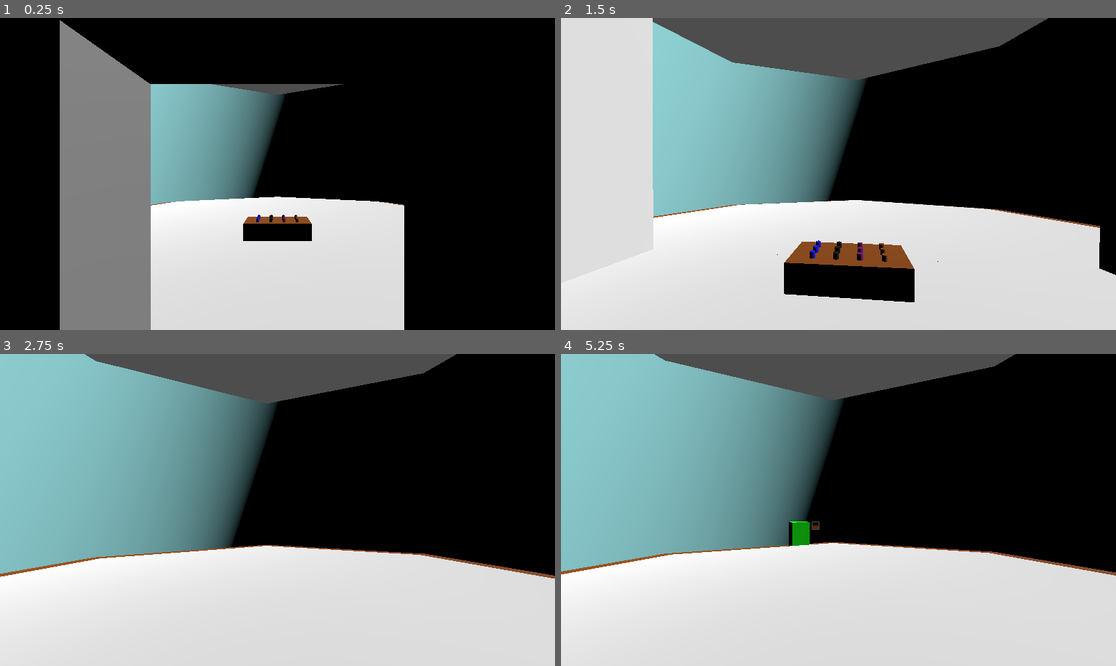
Above: before the commit, frames 1-4 (two rows, left to right).
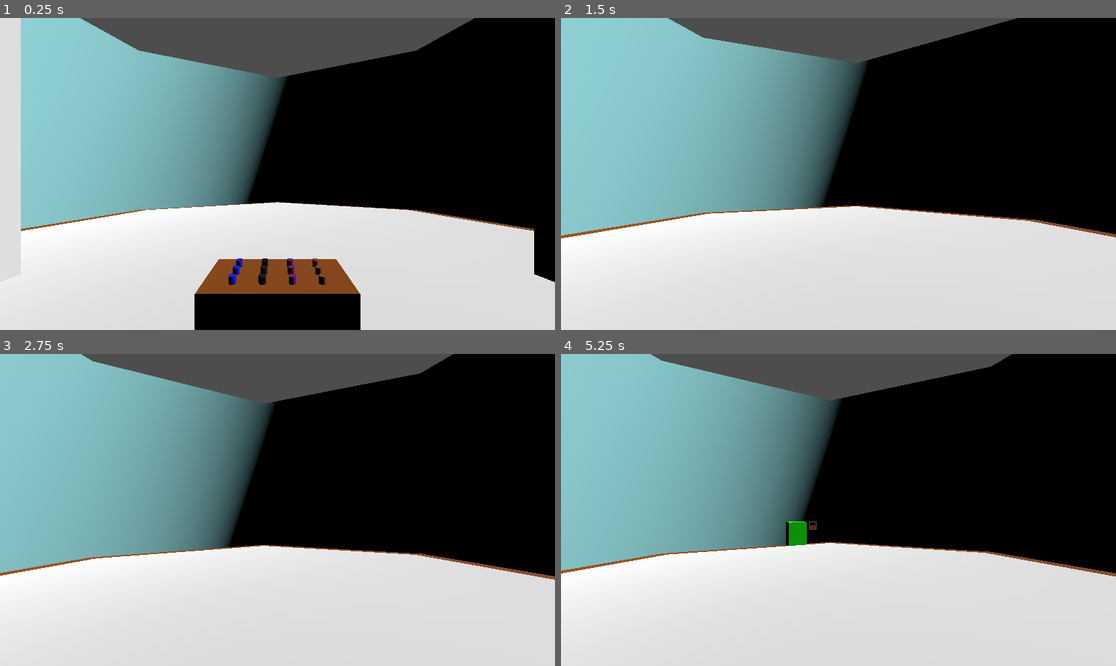
Above: after the commit, the same moments.

Repository: WildcatGameStudios/ScaryHouse
Game: Godot game, scene res://scenes/levels/water_plants/level.tscn
Same seed, same stepped clock (60 frames per second), same inputs: the game is played once before the commit and once after it. This scene is started directly instead of the project's main scene.
Inputs (mouse positions are in pixels of both pictures, inside the frame that each line leads up to):
- Up to frame 1 (0.25 s): no input
- Up to frame 2 (1.5 s): tap Enter at 0.5 s; move the mouse to (866, 174) at 0.52 s; hold W (move_forward) from 0.53 s (still down); tap E (e) at 0.6 s; tap Space (jump) at 0.77 s; tap R (r) at 0.8, 1.35 s; move the mouse to (810, 174) at 1.27 s
- Up to frame 3 (2.75 s): keep holding W (move_forward); tap Space (jump) at 1.52 s; tap E (e) at 1.55 s; move the mouse to (288, 503) at 2.02 s; tap F (dash) at 2.1 s; tap R (r) at 2.3 s
- Up to frame 4 (5.25 s): keep holding W (move_forward); move the mouse to (832, 516) at 2.77 s; tap E (e) at 2.85, 4.55 s; tap Space (jump) at 3.02, 3.5, 3.77, 4.52, 5 s; move the mouse to (877, 513) at 3.52 s; right-click (877, 513) at 3.6 s; tap R (r) at 3.8, 5.1 s; tap Enter at 4.25 s; move the mouse to (794, 506) at 4.27 s; click (794, 506) at 4.35 s; move the mouse to (844, 510) at 5.02 s

The runs differ from the first frame. In frame 1, 54% of the frame differs, in the area x 0-100%, y 0-100%; in frame 2, 23%; in frame 3, 0.6%; in frame 4, 0.7%.

Commit message:
finishing design for dropper and some work on plants

Diff:
--- a/scenes/levels/refill_salt/blade_random.tscn
+++ b/scenes/levels/refill_salt/blade_random.tscn
@@ -8,6 +8,6 @@
 [node name="obstacle1" type="CSGCylinder3D" parent="."]
 transform = Transform3D(1, 0, 0, 0, -4.37114e-08, -1, 0, 1, -4.37114e-08, 0, 0, 0)
 use_collision = true
-radius = 4.0
+radius = 2.0
 height = 100.0
 sides = 50
--- a/scenes/levels/refill_salt/blade_rotate.tscn
+++ b/scenes/levels/refill_salt/blade_rotate.tscn
@@ -8,6 +8,6 @@
 [node name="obstacle1" type="CSGCylinder3D" parent="."]
 transform = Transform3D(1, 0, 0, 0, -4.37114e-08, -1, 0, 1, -4.37114e-08, 0, 0, 0)
 use_collision = true
-radius = 4.0
+radius = 2.0
 height = 100.0
 sides = 50
--- a/scenes/levels/refill_salt/blade_static.tscn
+++ b/scenes/levels/refill_salt/blade_static.tscn
@@ -5,6 +5,6 @@
 [node name="obstacle1" type="CSGCylinder3D" parent="."]
 transform = Transform3D(1, 0, 0, 0, -4.37114e-08, -1, 0, 1, -4.37114e-08, 0, 0, 0)
 use_collision = true
-radius = 4.0
+radius = 2.0
 height = 100.0
 sides = 50
--- /dev/null
+++ b/scenes/levels/refill_salt/ladder.tscn
@@ -0,0 +1,5 @@
+[gd_scene format=3 uid="uid://becfga7jr74mk"]
+
+[node name="Ladder" type="CSGBox3D"]
+transform = Transform3D(1, 0, 0, 0, 1, 0, 0, 0, 1, 0.0633707, -4.76837e-07, -0.0270929)
+size = Vector3(3, 300, 0.5)
--- a/scenes/levels/refill_salt/level.tscn
+++ b/scenes/levels/refill_salt/level.tscn
@@ -1,9 +1,10 @@
-[gd_scene load_steps=6 format=3 uid="uid://bgtn0kfufrrnq"]
+[gd_scene load_steps=7 format=3 uid="uid://bgtn0kfufrrnq"]
 
 [ext_resource type="PackedScene" uid="uid://bcv40fcphjv3m" path="res://scenes/player/player.tscn" id="1_5xq8l"]
 [ext_resource type="Script" uid="uid://c1yvsa40cig6c" path="res://scripts/levels/refill_salt/level.gd" id="1_sxfp6"]
 [ext_resource type="PackedScene" uid="uid://ctmfhcl4e8gyw" path="res://scenes/levels/refill_salt/blade_rotate.tscn" id="2_8rc5k"]
 [ext_resource type="PackedScene" uid="uid://bmnc22pi61tyf" path="res://scenes/levels/refill_salt/blade_static.tscn" id="2_sxfp6"]
+[ext_resource type="PackedScene" uid="uid://becfga7jr74mk" path="res://scenes/levels/refill_salt/ladder.tscn" id="5_oni3l"]
 
 [sub_resource type="CylinderShape3D" id="CylinderShape3D_oni3l"]
 height = 2975.0
@@ -124,6 +125,147 @@
 [node name="static19" parent="obstacles" instance=ExtResource("2_sxfp6")]
 transform = Transform3D(1, 0, 0, 0, 1, 0, 0, 0, 1, 0, 300, 50)
 
+[node name="static20" parent="obstacles" instance=ExtResource("2_sxfp6")]
+transform = Transform3D(1, 0, 0, 0, 1, 0, 0, 0, 1, 0, 250, 50)
+
+[node name="static21" parent="obstacles" instance=ExtResource("2_sxfp6")]
+transform = Transform3D(1, 0, 0, 0, 1, 0, 0, 0, 1, 0, 200, 50)
+
+[node name="static_cross4" type="Node3D" parent="obstacles"]
+transform = Transform3D(1, 0, 0, 0, 1, 0, 0, 0, 1, 0, 150, 50)
+
+[node name="static22" parent="obstacles/static_cross4" instance=ExtResource("2_sxfp6")]
+
+[node name="static23" parent="obstacles/static_cross4" instance=ExtResource("2_sxfp6")]
+transform = Transform3D(-4.37114e-08, 0, 1, 0, 1, 0, -1, 0, -4.37114e-08, 0, 0, 0)
+
+[node name="static24" parent="obstacles" instance=ExtResource("2_sxfp6")]
+transform = Transform3D(1, 0, 0, 0, 1, 0, 0, 0, 1, 0, 100, 50)
+
+[node name="static25" parent="obstacles" instance=ExtResource("2_sxfp6")]
+transform = Transform3D(1, 0, 0, 0, 1, 0, 0, 0, 1, 0, 50, 50)
+
+[node name="static_cross5" type="Node3D" parent="obstacles"]
+transform = Transform3D(1, 0, 0, 0, 1, 0, 0, 0, 1, 0, 0, 50)
+
+[node name="static26" parent="obstacles/static_cross5" instance=ExtResource("2_sxfp6")]
+
+[node name="static27" parent="obstacles/static_cross5" instance=ExtResource("2_sxfp6")]
+transform = Transform3D(-4.37114e-08, 0, 1, 0, 1, 0, -1, 0, -4.37114e-08, 0, 0, 0)
+
+[node name="rotating5" parent="obstacles" instance=ExtResource("2_8rc5k")]
+transform = Transform3D(1, 0, 0, 0, 1, 0, 0, 0, 1, 0, -50, 50)
+
+[node name="static26" parent="obstacles" instance=ExtResource("2_sxfp6")]
+transform = Transform3D(1, 0, 0, 0, 1, 0, 0, 0, 1, 0, -100, 50)
+
+[node name="static27" parent="obstacles" instance=ExtResource("2_sxfp6")]
+transform = Transform3D(1, 0, 0, 0, 1, 0, 0, 0, 1, 0, -150, 50)
+
+[node name="static28" parent="obstacles" instance=ExtResource("2_sxfp6")]
+transform = Transform3D(1, 0, 0, 0, 1, 0, 0, 0, 1, 0, -200, 50)
+
+[node name="rotating6" parent="obstacles" instance=ExtResource("2_8rc5k")]
+transform = Transform3D(1, 0, 0, 0, 1, 0, 0, 0, 1, 0, -250, 50)
+
+[node name="rotating7" parent="obstacles" instance=ExtResource("2_8rc5k")]
+transform = Transform3D(1, 0, 0, 0, 1, 0, 0, 0, 1, 0, -300, 50)
+rotation_speed = -5
+
+[node name="static29" parent="obstacles" instance=ExtResource("2_sxfp6")]
+transform = Transform3D(1, 0, 0, 0, 1, 0, 0, 0, 1, 0, -350, 50)
+
+[node name="static30" parent="obstacles" instance=ExtResource("2_sxfp6")]
+transform = Transform3D(1, 0, 0, 0, 1, 0, 0, 0, 1, 0, -400, 50)
+
+[node name="rotating8" parent="obstacles" instance=ExtResource("2_8rc5k")]
+transform = Transform3D(1, 0, 0, 0, 1, 0, 0, 0, 1, 0, -450, 50)
+
+[node name="static_cross6" type="Node3D" parent="obstacles"]
+transform = Transform3D(1, 0, 0, 0, 1, 0, 0, 0, 1, 0, -500, 50)
+
+[node name="static31" parent="obstacles/static_cross6" instance=ExtResource("2_sxfp6")]
+
+[node name="static32" parent="obstacles/static_cross6" instance=ExtResource("2_sxfp6")]
+transform = Transform3D(-4.37114e-08, 0, 1, 0, 1, 0, -1, 0, -4.37114e-08, 0, 0, 0)
+
+[node name="static_cross7" type="Node3D" parent="obstacles"]
+transform = Transform3D(1, 0, 0, 0, 1, 0, 0, 0, 1, 0, -550, 50)
+
+[node name="static33" parent="obstacles/static_cross7" instance=ExtResource("2_sxfp6")]
+
+[node name="static34" parent="obstacles/static_cross7" instance=ExtResource("2_sxfp6")]
+transform = Transform3D(-4.37114e-08, 0, 1, 0, 1, 0, -1, 0, -4.37114e-08, 0, 0, 0)
+
+[node name="rotating9" parent="obstacles" instance=ExtResource("2_8rc5k")]
+transform = Transform3D(1, 0, 0, 0, 1, 0, 0, 0, 1, 0, -600, 50)
+
+[node name="static_cross8" type="Node3D" parent="obstacles"]
+transform = Transform3D(1, 0, 0, 0, 1, 0, 0, 0, 1, 0, -650, 50)
+
+[node name="static35" parent="obstacles/static_cross8" instance=ExtResource("2_sxfp6")]
+
+[node name="static36" parent="obstacles/static_cross8" instance=ExtResource("2_sxfp6")]
+transform = Transform3D(-4.37114e-08, 0, 1, 0, 1, 0, -1, 0, -4.37114e-08, 0, 0, 0)
+
+[node name="static37" parent="obstacles" instance=ExtResource("2_sxfp6")]
+transform = Transform3D(1, 0, 0, 0, 1, 0, 0, 0, 1, 0, -700, 50)
+
+[node name="static38" parent="obstacles" instance=ExtResource("2_sxfp6")]
+transform = Transform3D(1, 0, 0, 0, 1, 0, 0, 0, 1, 0, -750, 50)
+
+[node name="static39" parent="obstacles" instance=ExtResource("2_sxfp6")]
+transform = Transform3D(1, 0, 0, 0, 1, 0, 0, 0, 1, 0, -800, 50)
+
+[node name="rotating10" parent="obstacles" instance=ExtResource("2_8rc5k")]
+transform = Transform3D(1, 0, 0, 0, 1, 0, 0, 0, 1, 0, -850, 50)
+
+[node name="static_cross9" type="Node3D" parent="obstacles"]
+transform = Transform3D(1, 0, 0, 0, 1, 0, 0, 0, 1, 0, -900, 50)
+
+[node name="static40" parent="obstacles/static_cross9" instance=ExtResource("2_sxfp6")]
+
+[node name="static41" parent="obstacles/static_cross9" instance=ExtResource("2_sxfp6")]
+transform = Transform3D(-4.37114e-08, 0, 1, 0, 1, 0, -1, 0, -4.37114e-08, 0, 0, 0)
+
+[node name="rotating11" parent="obstacles" instance=ExtResource("2_8rc5k")]
+transform = Transform3D(1, 0, 0, 0, 1, 0, 0, 0, 1, 0, -950, 50)
+rotation_speed = -5
+
+[node name="static_cross10" type="Node3D" parent="obstacles"]
+transform = Transform3D(1, 0, 0, 0, 1, 0, 0, 0, 1, 0, -1000, 50)
+
+[node name="static42" parent="obstacles/static_cross10" instance=ExtResource("2_sxfp6")]
+
+[node name="static43" parent="obstacles/static_cross10" instance=ExtResource("2_sxfp6")]
+transform = Transform3D(-4.37114e-08, 0, 1, 0, 1, 0, -1, 0, -4.37114e-08, 0, 0, 0)
+
+[node name="rotating12" parent="obstacles" instance=ExtResource("2_8rc5k")]
+transform = Transform3D(1, 0, 0, 0, 1, 0, 0, 0, 1, 0, -1050, 50)
+
+[node name="static44" parent="obstacles" instance=ExtResource("2_sxfp6")]
+transform = Transform3D(1, 0, 0, 0, 1, 0, 0, 0, 1, 0, -1100, 50)
+
+[node name="static45" parent="obstacles" instance=ExtResource("2_sxfp6")]
+transform = Transform3D(1, 0, 0, 0, 1, 0, 0, 0, 1, 0, -1150, 50)
+
+[node name="static46" parent="obstacles" instance=ExtResource("2_sxfp6")]
+transform = Transform3D(1, 0, 0, 0, 1, 0, 0, 0, 1, 0, -1200, 50)
+
+[node name="rotating13" parent="obstacles" instance=ExtResource("2_8rc5k")]
+transform = Transform3D(1, 0, 0, 0, 1, 0, 0, 0, 1, 0, -1250, 50)
+
+[node name="rotating14" parent="obstacles" instance=ExtResource("2_8rc5k")]
+transform = Transform3D(1, 0, 0, 0, 1, 0, 0, 0, 1, 0, -1300, 50)
+rotation_speed = -5
+
+[node name="rotating15" parent="obstacles" instance=ExtResource("2_8rc5k")]
+transform = Transform3D(1, 0, 0, 0, 1, 0, 0, 0, 1, 0, -1350, 50)
+
+[node name="rotating16" parent="obstacles" instance=ExtResource("2_8rc5k")]
+transform = Transform3D(1, 0, 0, 0, 1, 0, 0, 0, 1, 0, -1400, 50)
+rotation_speed = -5
+
 [node name="player" parent="." instance=ExtResource("1_5xq8l")]
 transform = Transform3D(1, 0, 0, 0, 1, 0, 0, 0, 1, 0, 1501, 0)
 
@@ -133,6 +275,9 @@
 transform = Transform3D(1, 0, 0, 0, 1, 0, 0, 0, 1, 0, 13, 50)
 shape = SubResource("CylinderShape3D_oni3l")
 
+[node name="Ladder" parent="." instance=ExtResource("5_oni3l")]
+transform = Transform3D(1, 0, 0, 0, 1, 0, 0, 0, 1, 0, -1349.5, 0)
+
 [connection signal="tree_exited" from="." to="." method="_on_tree_exited"]
 [connection signal="body_entered" from="Area3D" to="." method="_on_area_3d_body_entered"]
 [connection signal="body_exited" from="Area3D" to="." method="_on_area_3d_body_exited"]
--- a/scenes/levels/water_plants/fertilizer.tscn
+++ b/scenes/levels/water_plants/fertilizer.tscn
@@ -5,6 +5,7 @@
 albedo_color = Color(0.588235, 0.294118, 0, 1)
 
 [node name="CSGCylinder3D4" type="CSGCylinder3D"]
+use_collision = true
 radius = 0.05
 height = 0.1
 sides = 16
--- a/scenes/levels/water_plants/flies.tscn
+++ b/scenes/levels/water_plants/flies.tscn
@@ -5,6 +5,7 @@
 albedo_color = Color(0, 0, 0, 1)
 
 [node name="CSGCylinder3D4" type="CSGCylinder3D"]
+use_collision = true
 radius = 0.05
 height = 0.1
 sides = 16
--- a/scenes/levels/water_plants/level.tscn
+++ b/scenes/levels/water_plants/level.tscn
@@ -126,7 +126,7 @@
 material = SubResource("StandardMaterial3D_aswn4")
 
 [node name="player" parent="." instance=ExtResource("2_1enwu")]
-transform = Transform3D(1, 0, 0, 0, 1, 0, 0, 0, 1, 0, 0.3, 7.39941)
+transform = Transform3D(1, 0, 0, 0, 1, 0, 0, 0, 1, 0, 1.46559, 3.95678)
 
 [node name="CSGBox3D" type="CSGBox3D" parent="."]
 transform = Transform3D(1, 0, 0, 0, 1, 0, 0, 0, 1, 0, -0.5, 2.5)
@@ -187,51 +187,53 @@
 size = Vector3(2, 0.5, 1)
 material = SubResource("StandardMaterial3D_4ljn0")
 
-[node name="fertilizer1" parent="." instance=ExtResource("2_rnrpy")]
+[node name="items" type="Node" parent="."]
+
+[node name="fertilizer1" parent="items" instance=ExtResource("2_rnrpy")]
 transform = Transform3D(1, 0, 0, 0, 1, 0, 0, 0, 1, 0.6, 0.55, 1.25)
 material = SubResource("StandardMaterial3D_dtcjp")
 
-[node name="fertilizer2" parent="." instance=ExtResource("2_rnrpy")]
+[node name="fertilizer2" parent="items" instance=ExtResource("2_rnrpy")]
 transform = Transform3D(1, 0, 0, 0, 1, 0, 0, 0, 1, 0.6, 0.55, 1)
 material = SubResource("StandardMaterial3D_85ofr")
 
-[node name="fertilizer3" parent="." instance=ExtResource("2_rnrpy")]
+[node name="fertilizer3" parent="items" instance=ExtResource("2_rnrpy")]
 transform = Transform3D(1, 0, 0, 0, 1, 0, 0, 0, 1, 0.6, 0.55, 0.75)
 material = SubResource("StandardMaterial3D_laj3e")
 
-[node name="light1" parent="." instance=ExtResource("3_apnnk")]
+[node name="light1" parent="items" instance=ExtResource("3_apnnk")]
 transform = Transform3D(1, 0, 0, 0, 1, 0, 0, 0, 1, 0.2, 0.55, 1.25)
 material = SubResource("StandardMaterial3D_fgq4r")
 
-[node name="light2" parent="." instance=ExtResource("3_apnnk")]
+[node name="light2" parent="items" instance=ExtResource("3_apnnk")]
 transform = Transform3D(1, 0, 0, 0, 1, 0, 0, 0, 1, 0.2, 0.55, 1)
 material = SubResource("StandardMaterial3D_p6f8n")
 
-[node name="light3" parent="." instance=ExtResource("3_apnnk")]
+[node name="light3" parent="items" instance=ExtResource("3_apnnk")]
 transform = Transform3D(1, 0, 0, 0, 1, 0, 0, 0, 1, 0.2, 0.55, 0.75)
 material = SubResource("StandardMaterial3D_xq8tw")
 
-[node name="flies1" parent="." instance=ExtResource("4_4ljn0")]
+[node name="flies1" parent="items" instance=ExtResource("4_4ljn0")]
 transform = Transform3D(1, 0, 0, 0, 1, 0, 0, 0, 1, -0.2, 0.55, 1.25)
 material = SubResource("StandardMaterial3D_yifmo")
 
-[node name="flies2" parent="." instance=ExtResource("4_4ljn0")]
+[node name="flies2" parent="items" instance=ExtResource("4_4ljn0")]
 transform = Transform3D(1, 0, 0, 0, 1, 0, 0, 0, 1, -0.2, 0.55, 1)
 material = SubResource("StandardMaterial3D_n88vw")
 
-[node name="flies3" parent="." instance=ExtResource("4_4ljn0")]
+[node name="flies3" parent="items" instance=ExtResource("4_4ljn0")]
 transform = Transform3D(1, 0, 0, 0, 1, 0, 0, 0, 1, -0.2, 0.55, 0.75)
 material = SubResource("StandardMaterial3D_5ncw7")
 
-[node name="water1" parent="." instance=ExtResource("5_aq4vj")]
+[node name="water1" parent="items" instance=ExtResource("5_aq4vj")]
 transform = Transform3D(1, 0, 0, 0, 1, 0, 0, 0, 1, -0.6, 0.55, 1.25)
 material = SubResource("StandardMaterial3D_7sah6")
 
-[node name="water2" parent="." instance=ExtResource("5_aq4vj")]
+[node name="water2" parent="items" instance=ExtResource("5_aq4vj")]
 transform = Transform3D(1, 0, 0, 0, 1, 0, 0, 0, 1, -0.6, 0.55, 1)
 material = SubResource("StandardMaterial3D_5wcdn")
 
-[node name="water3" parent="." instance=ExtResource("5_aq4vj")]
+[node name="water3" parent="items" instance=ExtResource("5_aq4vj")]
 transform = Transform3D(1, 0, 0, 0, 1, 0, 0, 0, 1, -0.6, 0.55, 0.75)
 material = SubResource("StandardMaterial3D_hppwq")
 
--- a/scenes/levels/water_plants/light.tscn
+++ b/scenes/levels/water_plants/light.tscn
@@ -5,6 +5,7 @@
 albedo_color = Color(0.501961, 0, 0.501961, 1)
 
 [node name="CSGCylinder3D4" type="CSGCylinder3D"]
+use_collision = true
 radius = 0.05
 height = 0.1
 sides = 16
--- a/scenes/levels/water_plants/water.tscn
+++ b/scenes/levels/water_plants/water.tscn
@@ -5,6 +5,7 @@
 albedo_color = Color(0, 0, 1, 1)
 
 [node name="CSGCylinder3D4" type="CSGCylinder3D"]
+use_collision = true
 radius = 0.05
 height = 0.1
 sides = 16
--- a/scripts/levels/refill_salt/level.gd
+++ b/scripts/levels/refill_salt/level.gd
@@ -8,8 +8,7 @@
 
 func _ready() -> void:
 	player.walk_speed = player.run_speed # will be removed
-	seed(0)
-	#seed(randi_range(0,3)) # use only a few versions so it's easy to test for impossibility
+	seed(randi_range(0,3))
 	for i in obstacles.get_children():
 		i.position.x = randf_range(-15,15) # set the x to a number between -15 and 15
 		var z_range = sqrt(225 - i.position.x * i.position.x) # set z to a number so that it is within a circle depending on x
--- a/scripts/levels/water_plants/level.gd
+++ b/scripts/levels/water_plants/level.gd
@@ -1 +1,27 @@
 extends Node3D
+
+@onready var player: player = $player
+@onready var items: Node = $items
+var pick_up_ray: RayCast3D = RayCast3D.new()
+var seeing: CSGSphere3D = CSGSphere3D.new()
+
+func _ready() -> void:
+	player.camera_3d.add_child(pick_up_ray)
+	pick_up_ray.target_position = Vector3(0,0,-3)
+	pick_up_ray.global_position = player.camera_3d.global_position
+	player.camera_3d.add_child(seeing)
+	seeing.radius = .01
+	seeing.position.z = -1
+	seeing.visible = false
+
+func _process(delta: float) -> void:
+	var coll = pick_up_ray.get_collider()
+	if coll in  items.get_children():
+		seeing.visible = true
+		if Input.is_action_just_pressed("e"):
+			coll.use_collision = false
+			items.remove_child(coll)
+			player.add_hand_object(coll)
+			coll.position = Vector3(0,.2,0)
+	else:
+		seeing.visible = false
